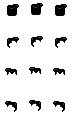
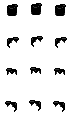
Comparing the layer stacks of the two 72 × 128 images. Changes:
painted on "front" over (x1=5, y1=3, x2=66, y2=105)
removed layer "rear" over (x1=5, y1=3, x2=67, y2=105)
